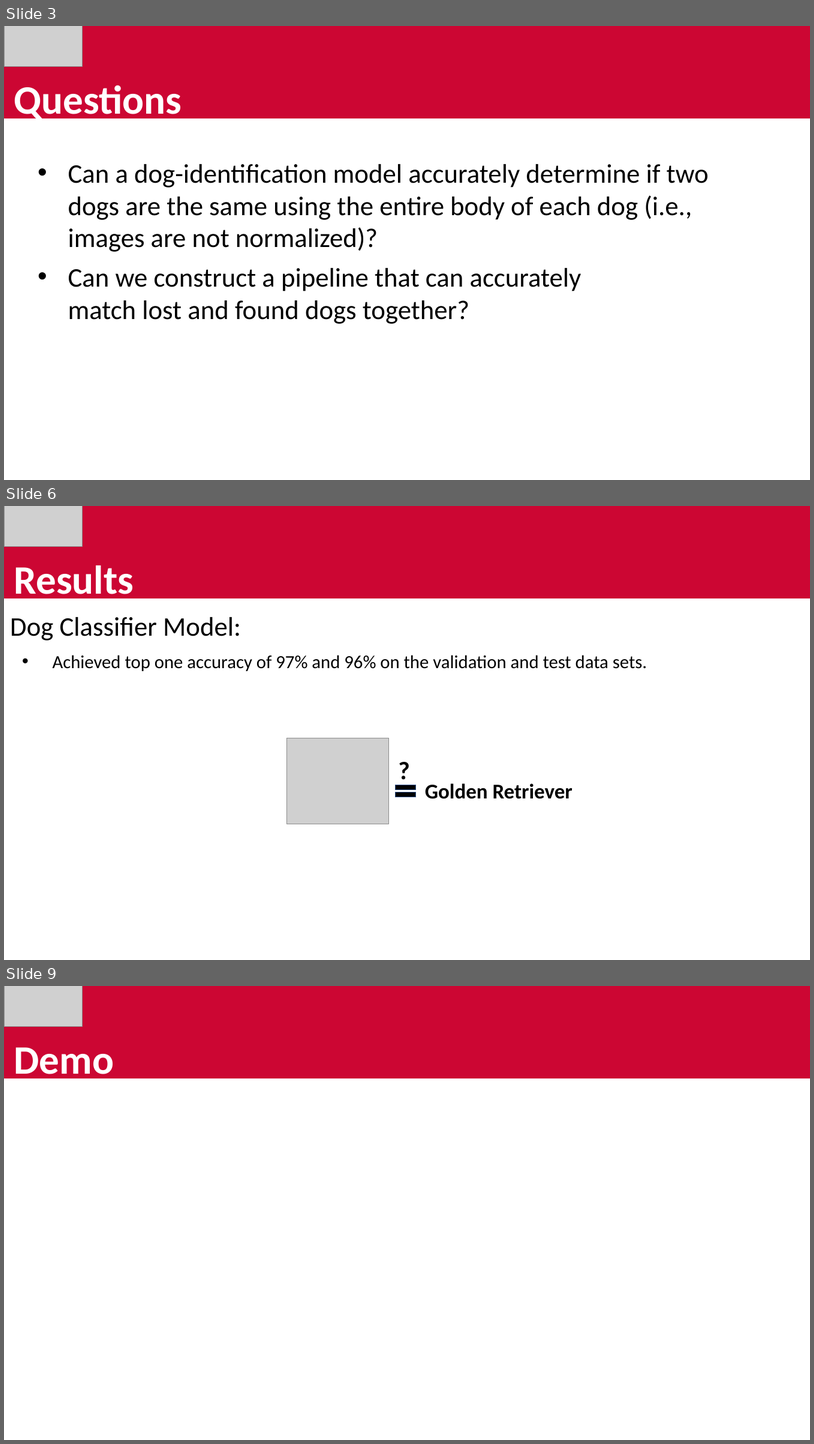
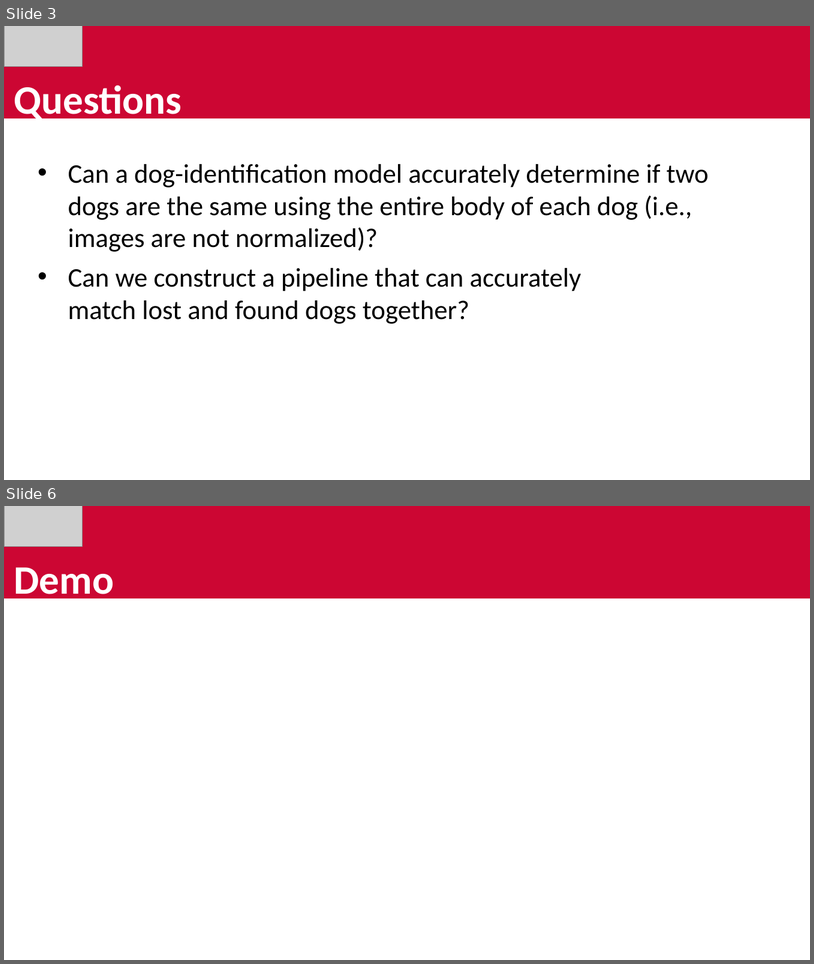
Before and after one commit to avickars/Dog-Application, a slide deck: final_presentation.pptx. Shown one above the other, each under a label of ours: slides 3, 6 and 9 before the commit, slides 3 and 6 after it; the slides between them are not shown. The pictures are 814x1444 and 814x964 pixels, drawn with LibreOffice and Linux fonts; fonts in the diff are those of the drawing; grey boxes stand for pictures. Boxes give left, top, right and bottom in pixels: in the first picture for what was removed or moved away, otherwise in the second. Text is boxed around its words. In the diff, an @@ line names an element or a change of style, - is before the commit and + after.

```diff
--- a/final_presentation.pptx
+++ b/final_presentation.pptx
@@ slide 6 removed at (x1=4, y1=506, x2=810, y2=960), background #FFFFFF @@
@@ rectangle removed at (x1=4, y1=506, x2=810, y2=598) @@
@@ picture removed at (x1=4, y1=506, x2=83, y2=546) @@
@@ text removed at (x1=14, y1=565, x2=134, y2=603) @@
-Results
@@ text removed at (x1=10, y1=617, x2=241, y2=640) @@
-Dog Classifier Model:
@@ text removed at (x1=53, y1=655, x2=647, y2=671) @@
-• Achieved top one accuracy of 97% and 96% on the validation and test data sets.
@@ picture removed at (x1=287, y1=738, x2=389, y2=823) @@
@@ text removed at (x1=389, y1=751, x2=420, y2=789) @@
-?
@@ math equal removed at (x1=392, y1=781, x2=420, y2=801) @@
@@ text removed at (x1=425, y1=783, x2=573, y2=799) @@
-Golden Retriever
@@ what was slide 9 is now slide 6 @@
```
Also in this commit, not shown: 3 slides changed, 1 slide added, 2 other slides removed, 7 other files.
